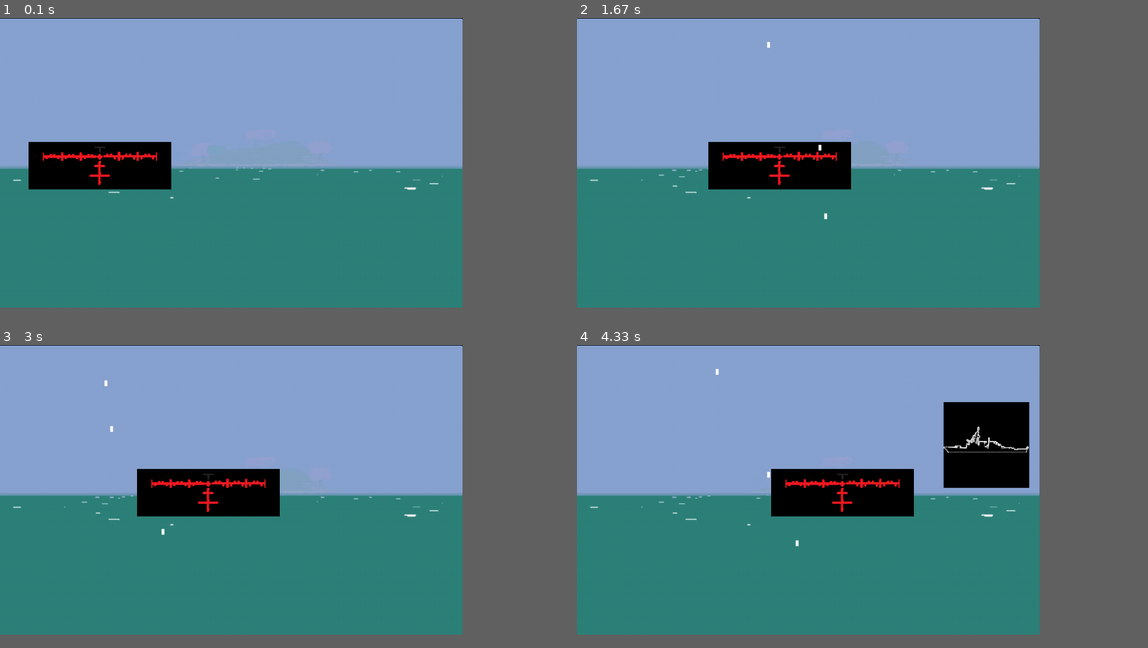
Above: before the commit, frames 1-4 (two rows, left to right).
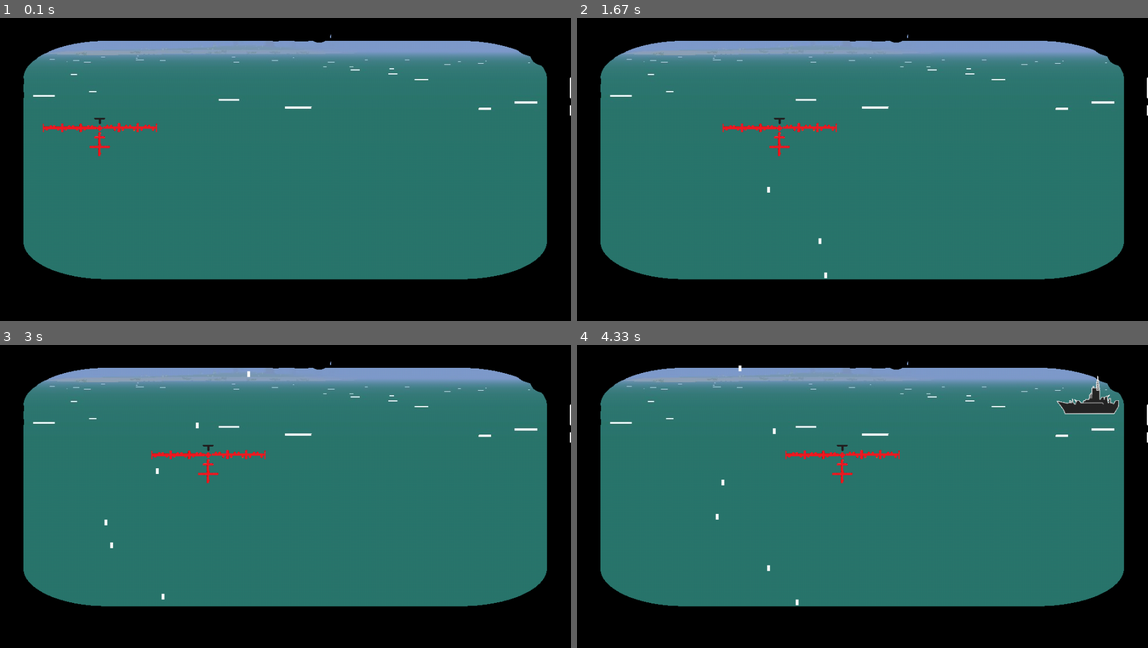
Above: after the commit, the same moments.

Repository: Matt-Rassel/Project_PyGame
Game: pygame game, started from demo_lvl1.py
Same seed, same stepped clock (60 frames per second), same inputs: the game is played once before the commit and once after it.
Inputs:
- Up to frame 1 (0.1 s): no input
- Up to frame 2 (1.67 s): hold D 0.33-0.8 s; hold D 0.83-1.3 s; tap Space at 0.9, 1.2, 1.4 s; hold A from 1.33 s (still down)
- Up to frame 3 (3 s): tap Space at 1.7, 1.97, 2.27, 2.4, 2.7 s; release A at 1.87 s; hold A 1.9-2.3 s; hold D 2.33-2.97 s
- Up to frame 4 (4.33 s): hold A 3-3.47 s; tap Space at 3.07, 3.37, 3.57, 3.87, 4.07 s; hold D 3.5-3.97 s; hold D from 4 s (still down)
In our replay, the window is 729x456 before the commit and 900x477 after it. These sizes can differ from the game's own. Grey fills any space a smaller window leaves; there, only what the larger window draws over its background counts as a difference.

The runs differ from the first frame. In frame 1, 60% of the frame differs, in the area x 0-100%, y 0-96%; in frame 2, 60%; in frame 3, 60%; in frame 4, 60%.

Commit message:
Add files via upload

Diff:
--- a/demo_lvl1.py
+++ b/demo_lvl1.py
@@ -2,12 +2,11 @@
 import os
 import sys
 import math
-
-SCREEN_WIDTH = 810
-SCREEN_HEIGHT = 507
+SCREEN_WIDTH = 1000
+SCREEN_HEIGHT = 531
 TARGET_HEIGHT = 100
 TARGET_SIZE = 30  # Размер спрайта
-BULLET_SPEED = 10
+BULLET_SPEED = 5
 NUM_TARGETS = 10
 TARGET_SPAWN_DELAY = 3200
 PLAYER_SPEED = 5
@@ -36,11 +35,11 @@
 class Target(pygame.sprite.Sprite):
     def __init__(self, x):
         super().__init__()
-        self.image = load_image("ship2.png")  # Или создайте прямоугольник, как в предыдущем примере
-        self.rect = self.image.get_rect(topleft=(x, 100))
+        self.image = load_image("ship.png")  # Или создайте прямоугольник, как в предыдущем примере
+        self.rect = self.image.get_rect(topleft=(x, 25))
         self.speed = 3  # Скорость движения
         self.direction = -1  # 1 - вправо, -1 - влево
-
+        self.image.set_colorkey((255,255, 255))
     def update(self):
         self.rect.x += self.speed * self.direction
 
@@ -69,8 +68,9 @@
     def __init__(self):
         super().__init__()
         self.image = load_image("player1.png")  # Замените на имя вашего файла
-        self.rect = self.image.get_rect(bottomleft=(50, 300))
+        self.rect = self.image.get_rect(bottomleft=(50, 250))
         self.speed = PLAYER_SPEED
+        self.image.set_colorkey((0, 0, 0))
 
     def update(self):  # Убрали аргумент keys
         keys = pygame.key.get_pressed()
@@ -85,7 +85,7 @@
     screen = pygame.display.set_mode((SCREEN_WIDTH, SCREEN_HEIGHT))
     pygame.display.set_caption("Shooting Range")
     clock = pygame.time.Clock()
-    background_image = load_image("sea.gif")  # Замените "background.png" на имя вашего файла
+    background_image = load_image("sea3.png")  # Замените "background.png" на имя вашего файла
 
     all_sprites = pygame.sprite.Group()
     targets = pygame.sprite.Group()
Binary file added: sea3.png
